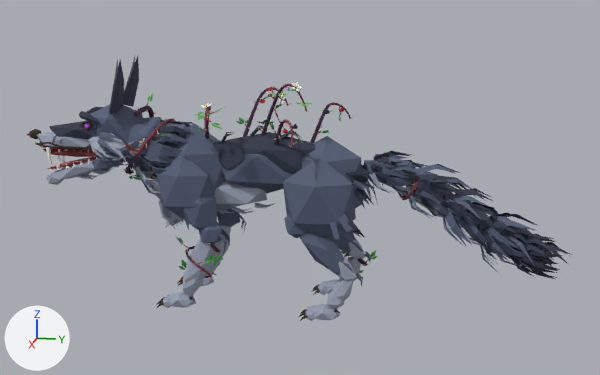
The FBX model exports/Gardien_Foret_Loup/Gardien_Foret_Loup_Course.fbx, before and after one commit.
One viewpoint serves both versions: a 50 mm lens placed at (41.4, 10.7, 16.9), pointed at (-0.3, 2.3, 6.5). Lighting does not change. The marker at lower left points along +X, +Y and +Z. The picture after the commit comes second.

Script lines for the objects in view, before the commit:
```python
ob_corps = bpy.data.objects.new('Corps', me_corps)
ob_corps.location = (0.0, 0.0, 0.0)
ob_patte_ard = bpy.data.objects.new('Patte_ArD', me_patte_ard)
ob_patte_ard.location = (0.0, 0.0, 0.0)
ob_patte_arg = bpy.data.objects.new('Patte_ArG', me_patte_arg)
ob_patte_arg.location = (0.0, 0.0, 0.0)
ob_patte_avg = bpy.data.objects.new('Patte_AvG', me_patte_avg)
ob_patte_avg.location = (0.0, 0.0, 0.0)
ob_queue = bpy.data.objects.new('Queue', me_queue)
ob_queue.location = (0.0, 0.0, 0.0)
ob_ronces = bpy.data.objects.new('Ronces', me_ronces)
ob_ronces.location = (0.0, 0.0, 0.0)
ob_tete = bpy.data.objects.new('Tete', me_tete)
ob_tete.location = (0.0, 0.0, 0.0)
# also in view: 'Patte_AvD' at (-1.5, -3.0, 4.2); 'Machoire' at (0.0, -9.4, 7.0)
```
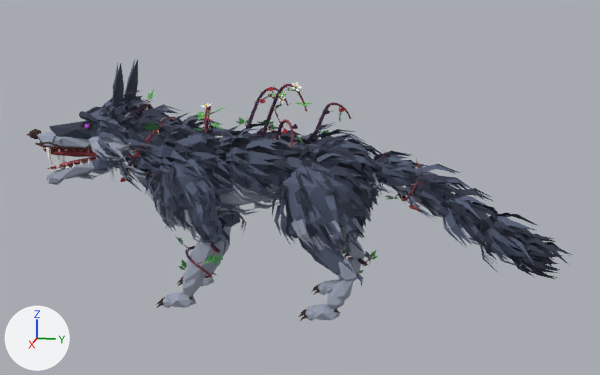
Pixel boxes (x1, y1, x2, y2) of what changed, in the pictures (600 x 375 px; the box of a moved part takes in the faces that stretch with it):
'Corps', reshaped (17% wider, 17% taller)
    before: (124, 117, 362, 230)
    after: (104, 99, 383, 231)
'Patte_ArG', reshaped (12% wider)
    before: (283, 158, 378, 321)
    after: (271, 153, 378, 321)
'Patte_AvG', reshaped (15% wider, 7% taller)
    before: (156, 156, 230, 308)
    after: (145, 146, 230, 308)
'Tete', reshaped (7% wider)
    before: (27, 56, 143, 168)
    after: (27, 59, 151, 168)
'Ronces', reshaped
    before: (118, 82, 354, 180)
    after: (112, 82, 354, 182)
'Patte_ArD', reshaped
    before: (312, 164, 383, 295)
    after: (312, 141, 383, 295)
part 1 of me_corps, moved or reshaped
    before: (161, 119, 186, 135)
    after: (124, 101, 144, 113)
part 2 of me_corps, rebuilt
    before: (136, 167, 159, 182)
    after: (128, 164, 157, 183)
part 3 of me_corps, deleted (blue)
    before: (135, 120, 193, 230)
part 4 of me_corps, built on
    before: (136, 125, 302, 214)
    after: (107, 99, 383, 231)
part 5 of me_patte_ard, added (mostly hidden)
    after: (337, 141, 378, 238)
part 6 of me_patte_avg, added (blue)
    after: (145, 146, 224, 242)
part 7 of me_tete, rebuilt
    before: (124, 56, 135, 91)
    after: (124, 59, 138, 101)
part 8 of me_tete, rebuilt
    before: (109, 60, 118, 108)
    after: (111, 63, 118, 106)
part 9 of me_tete, rebuilt (12% narrower)
    before: (109, 59, 124, 114)
    after: (111, 63, 124, 120)
part 10 of me_tete, built on
    before: (123, 56, 139, 107)
    after: (96, 59, 151, 133)
part 11 of me_patte_arg, added (blue)
    after: (271, 153, 371, 258)
part 12 of me_ronces, rebuilt
    before: (135, 119, 175, 179)
    after: (134, 117, 175, 177)
part 13 of me_ronces, rebuilt
    before: (125, 106, 154, 173)
    after: (124, 104, 154, 175)
part 14 of me_ronces, deleted
    before: (123, 119, 180, 180)
part 15 of me_ronces, built on
    after: (120, 116, 316, 182)

Edits to the bpy script that builds the scene:
```text
Change me_corps:
    remove me_corps.from_pydata(...)  # 1176 vertices, 1232 faces; spans x -2.02..2.07, y -7.79..5.65, z 3.88..10.02
    add me_corps.from_pydata(...)  # 5502 vertices, 5558 faces; spans x -2.42..2.47, y -8.11..6.87, z 3.8..10.96
    me_corps part 1: the loose piece of 7 vertices spanning x -0.11..0.61, y -5.02..-3.28, z 8.82..9.91 is multiplied about its middle by the matrix ((0.92, -0.304, 0.051), (0.168, 0.358, -0.886), (0.258, 0.849, 0.392)), then moved by (0.2, -2.34, 0.98)
    me_corps part 2: the loose piece of 7 vertices spanning x 0.7..1.45, y -6.22..-4.62, z 6.75..7.53 is rebuilt with 7 vertices and now spans x 0.71..1.56, y -6.64..-4.84, z 6.82..7.71
    me_corps part 3: 108 loose pieces with 756 vertices, spanning x -2.02..2.07, y -6.37..3.92, z 3.88..9.91, are deleted
    me_corps part 4: 6 vertices moved within x -1.11..0.73, y -6.44..-4.85, z 6.75..9.58; 295 vertices removed from x -1.79..1.32, y -6.49..2.61, z 4.96..9.76; 5377 vertices added at x -2.42..2.47, y -8.11..6.87, z 3.8..10.96
    other edits to the shape of me_corps do not show in these pictures
Change me_ronces:
    remove me_ronces.from_pydata(...)  # 3931 vertices, 4464 faces; spans x -4.5..4.01, y -7.93..4.79, z 6.33..12.08
    add me_ronces.from_pydata(...)  # 3977 vertices, 4509 faces; spans x -4.5..4.01, y -8.1..4.79, z 5.96..12.08
    me_ronces part 12: the loose piece of 115 vertices spanning x -1.67..1.79, y -5.96..-4.54, z 6.51..9.95 is rebuilt with 115 vertices and now spans x -1.79..1.91, y -5.96..-4.46, z 6.39..10.04
    me_ronces part 13: the loose piece of 115 vertices spanning x -1.73..1.78, y -7.24..-5.76, z 6.94..10.61 is rebuilt with 115 vertices and now spans x -1.84..1.9, y -7.31..-5.74, z 6.85..10.73
    me_ronces part 14: 105 loose pieces with 878 vertices, spanning x -2.34..2.27, y -7.38..-4.11, z 6.33..10.04, are deleted
    me_ronces part 15: 66 vertices removed from x -1.76..0.87, y -6.99..-5.42, z 6.61..7.86; 990 vertices added at x -2.1..2.79, y -7.46..3.19, z 5.96..10.19
    other edits to the shape of me_ronces do not show in these pictures
Change me_patte_ard:
    remove me_patte_ard.from_pydata(...)  # 766 vertices, 844 faces; spans x -2.8..0.03, y 1.92..6.62, z 0.01..8.5
    add me_patte_ard.from_pydata(...)  # 1606 vertices, 1684 faces; spans x -3.38..0.35, y 1.22..6.62, z 0.01..8.82
    me_patte_ard part 5: 840 vertices added at x -3.38..0.35, y 1.22..6.35, z 3.47..8.82
Change me_patte_avg:
    remove me_patte_avg.from_pydata(...)  # 809 vertices, 877 faces; spans x 0.29..2.63, y -5.09..-1.0, z 0.01..8.42
    add me_patte_avg.from_pydata(...)  # 1649 vertices, 1717 faces; spans x -0.28..3.17, y -5.26..-1.0, z 0.01..8.76
    me_patte_avg part 6: 840 vertices added at x -0.28..3.17, y -5.26..-1.21, z 3.54..8.76
Change me_patte_arg:
    remove me_patte_arg.from_pydata(...)  # 342 vertices, 430 faces; spans x 0.3..2.81, y 1.92..6.62, z 0.01..8.5
    add me_patte_arg.from_pydata(...)  # 1182 vertices, 1270 faces; spans x -0.28..3.45, y 1.22..6.62, z 0.01..8.82
    me_patte_arg part 11: 840 vertices added at x -0.28..3.45, y 1.22..6.35, z 3.47..8.82
Change me_tete:
    remove me_tete.from_pydata(...)  # 1136 vertices, 1232 faces; spans x -2.19..2.42, y -12.78..-5.64, z 7.16..13.25
    add me_tete.from_pydata(...)  # 1832 vertices, 1944 faces; spans x -2.19..2.42, y -12.78..-5.31, z 7.16..13.05
    me_tete part 7: the loose piece of 13 vertices spanning x -1.37..-0.18, y -7.55..-6.86, z 10.44..13.25 is rebuilt with 13 vertices and now spans x -1.49..0.01, y -7.49..-6.7, z 10.03..13.0
    me_tete part 8: the loose piece of 13 vertices spanning x 0.18..1.37, y -7.55..-6.86, z 10.44..13.25 is rebuilt with 13 vertices and now spans x 0.24..1.31, y -7.54..-6.86, z 10.12..13.05
    me_tete part 9: the loose piece of 13 vertices spanning x -0.11..1.57, y -7.51..-6.7, z 10.33..13.2 is rebuilt with 13 vertices and now spans x -0.01..1.49, y -7.49..-6.7, z 10.03..13.0
    me_tete part 10: 13 vertices removed from x -1.57..0.11, y -7.51..-6.7, z 10.33..13.2; 695 vertices added at x -1.76..1.72, y -8.3..-5.31, z 8.92..13.05
    other edits to the shape of me_tete do not show in these pictures
```
